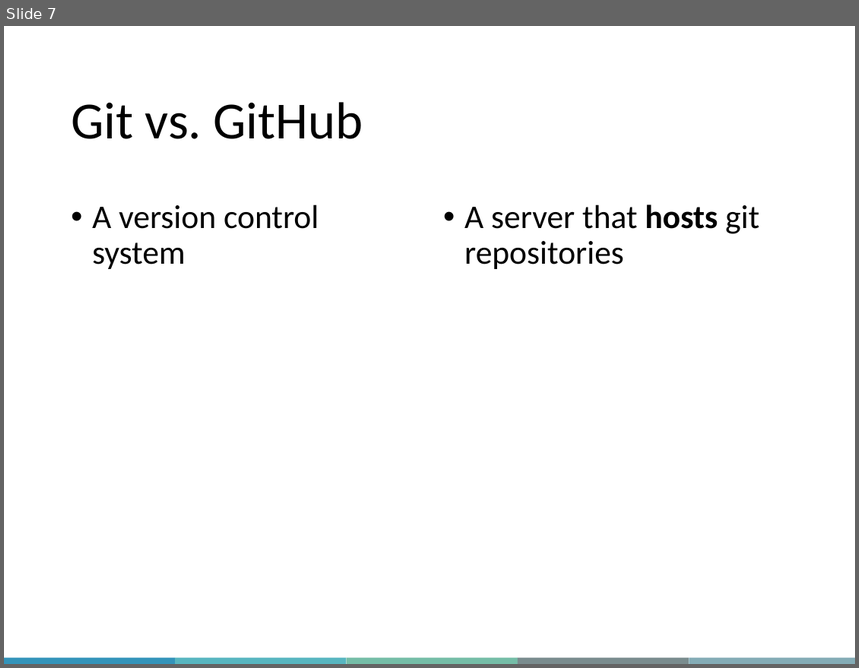
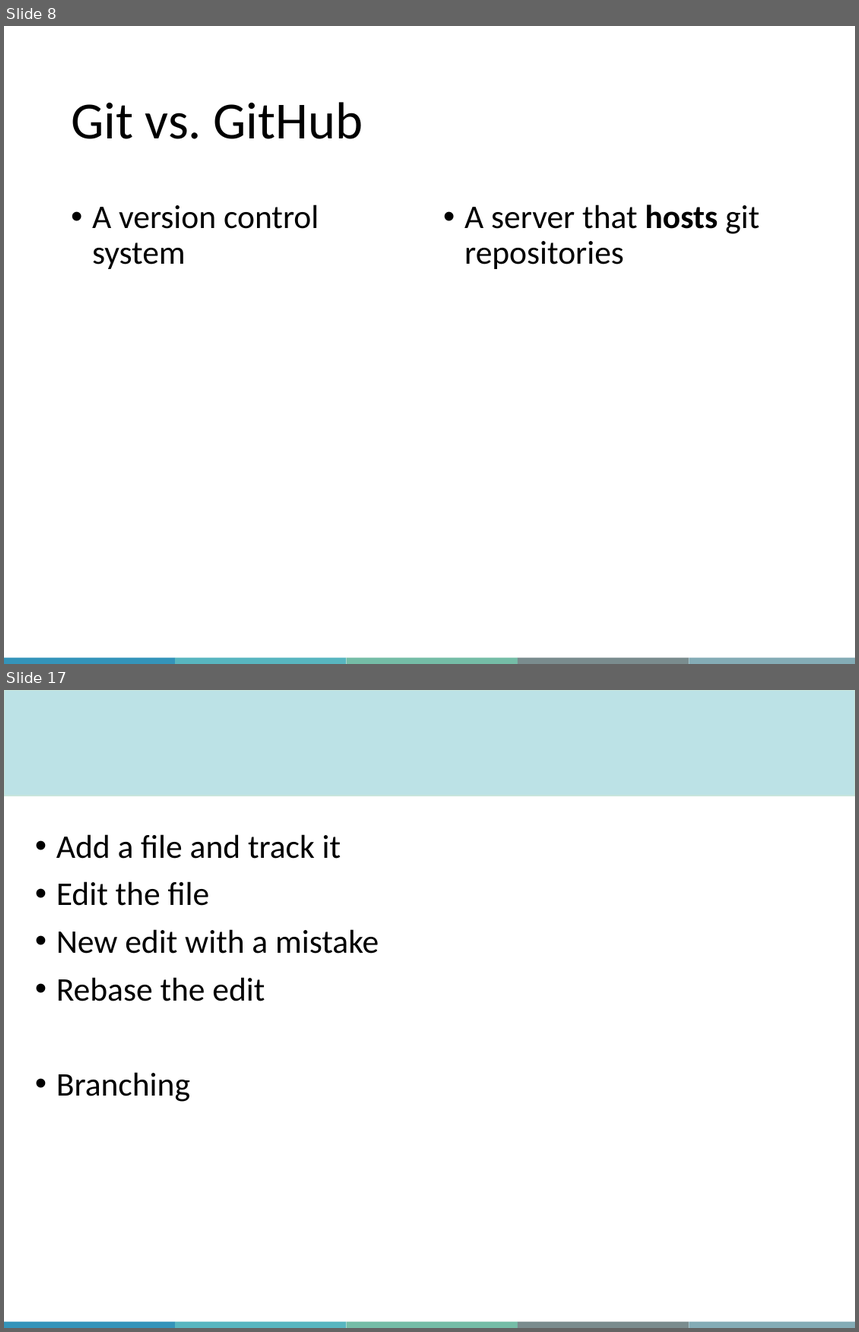
Before and after one commit to aosakwe/MiCM_IntroToGitHub, a slide deck: Slides/MiCM_GitHub_Workshop.pptx. Shown one above the other, each under a label of ours: slide 7 before the commit, slides 8 and 17 after it; the slides between them are not shown. The pictures are 859x668 and 859x1332 pixels, drawn with LibreOffice and Linux fonts; fonts in the diff are those of the drawing; background and template pictures are left out. Boxes give left, top, right and bottom in pixels: in the first picture for what was removed or moved away, otherwise in the second. Text is boxed around its words. In the diff, an @@ line names an element or a change of style, - is before the commit and + after.

```diff
--- a/Slides/MiCM_GitHub_Workshop.pptx
+++ b/Slides/MiCM_GitHub_Workshop.pptx
@@ slide 17 added at <box>4,690,855,1328</box>, background #FFFFFF; not listed: 5 template elements that a slide beside it also shows @@
@@ rectangle added at <box>4,690,855,796</box>, fill #BCE2E6, outline #C8E5DC 1 pt @@
@@ text added at <box>56,834,379,1102</box>, 28 pt, text #000000 @@
+• Add a file and track it
+• Edit the file
+• New edit with a mistake
+• Rebase the edit
+• Branching
@@ what was slide 7 is now slide 8 @@
```
Also in this commit, not shown: 7 slides changed, 16 other slides added, 3 other files.
